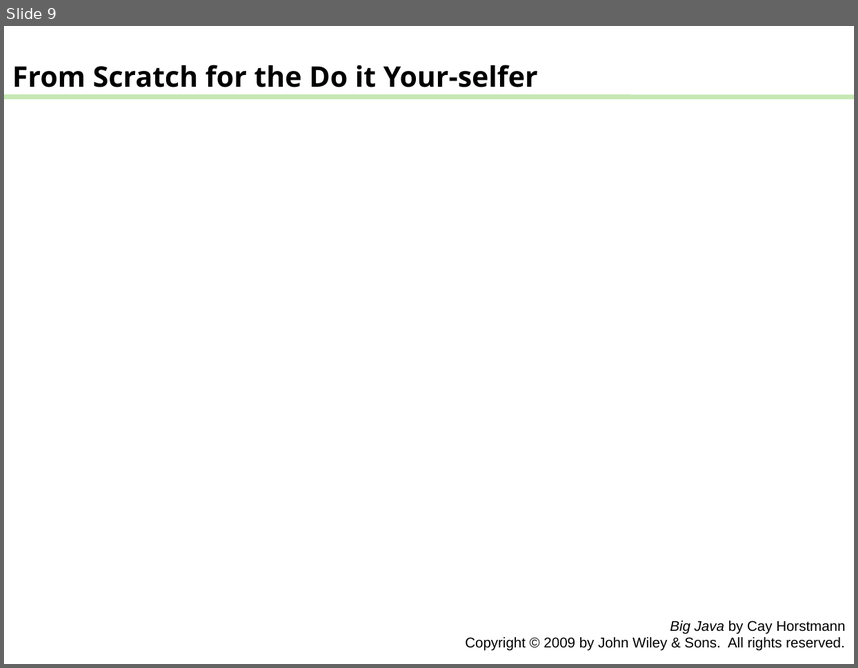
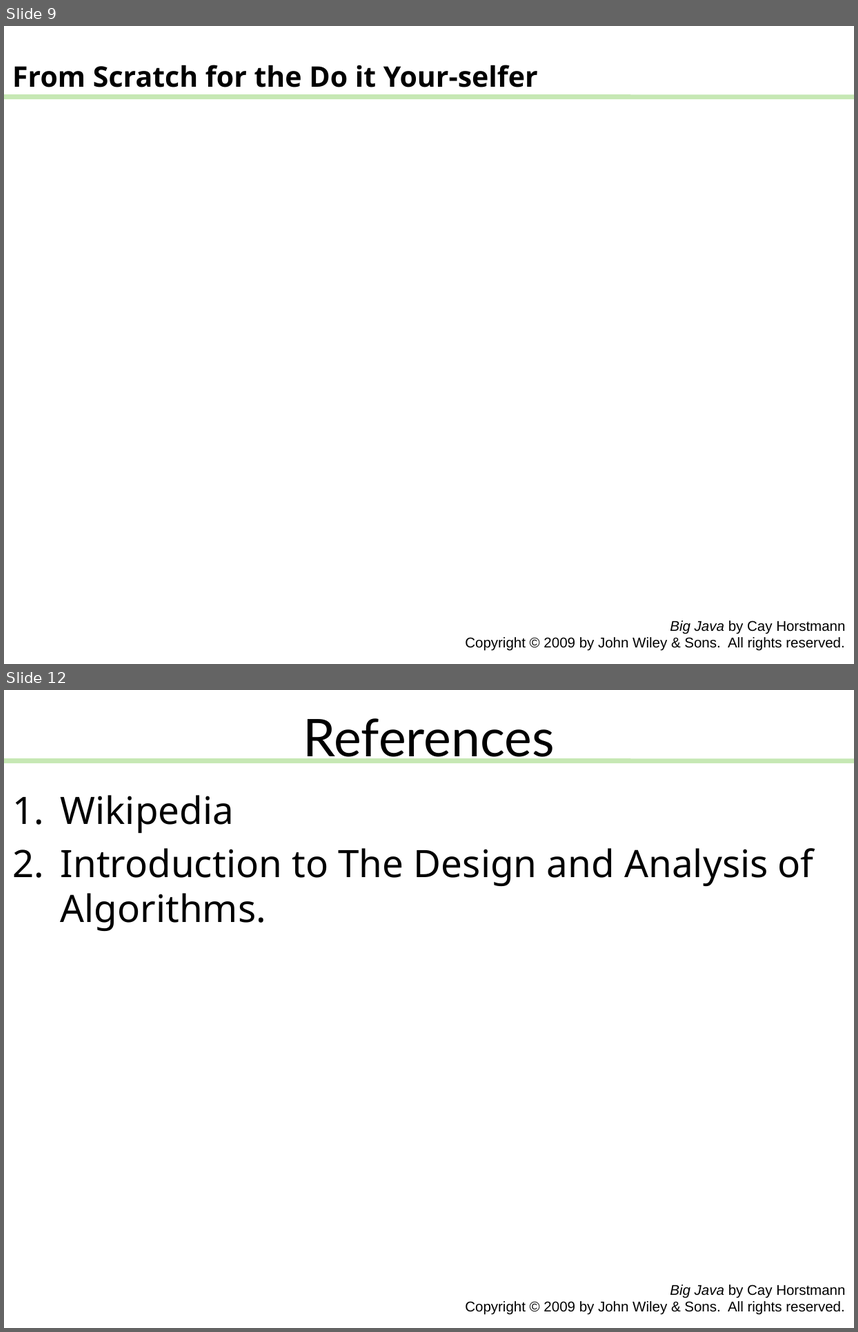
Before and after one commit to Apo45ty/ICOM4015LABS, a slide deck: Laboratory_01/presentation.pptx. Shown one above the other, each under a label of ours: slide 9 before the commit, slides 9 and 12 after it; the slides between them are not shown. The pictures are 858x668 and 858x1332 pixels, drawn with LibreOffice and Linux fonts; fonts in the diff are those of the drawing. Boxes give left, top, right and bottom in pixels: in the first picture for what was removed or moved away, otherwise in the second. Text is boxed around its words. In the diff, an @@ line names an element or a change of style, - is before the commit and + after.

```diff
--- a/Laboratory_01/presentation.pptx
+++ b/Laboratory_01/presentation.pptx
@@ slide 12 added at (4,690,854,1328), background #FFFFFF; not listed: 2 template elements that a slide beside it also shows @@
@@ title added at (303,718,555,763), 44 pt, text #000000 @@
+References
@@ text added at (61,795,814,931), 32 pt, text #000000 @@
+1. Wikipedia
+2. Introduction to The Design and Analysis of Algorithms.
```
Also in this commit, not shown: 1 slide changed, 4 other slides added, 4 slides removed.
